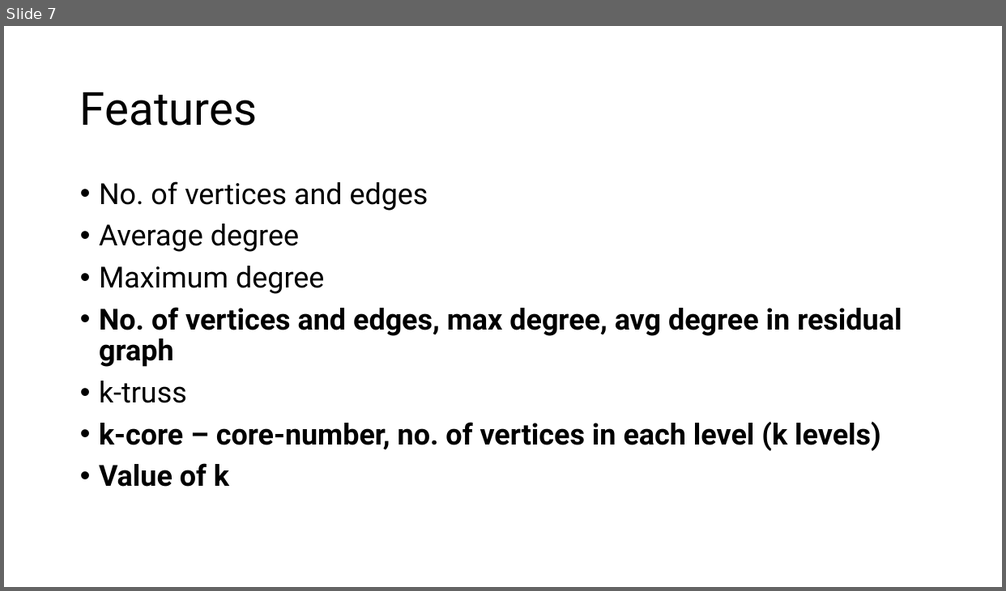
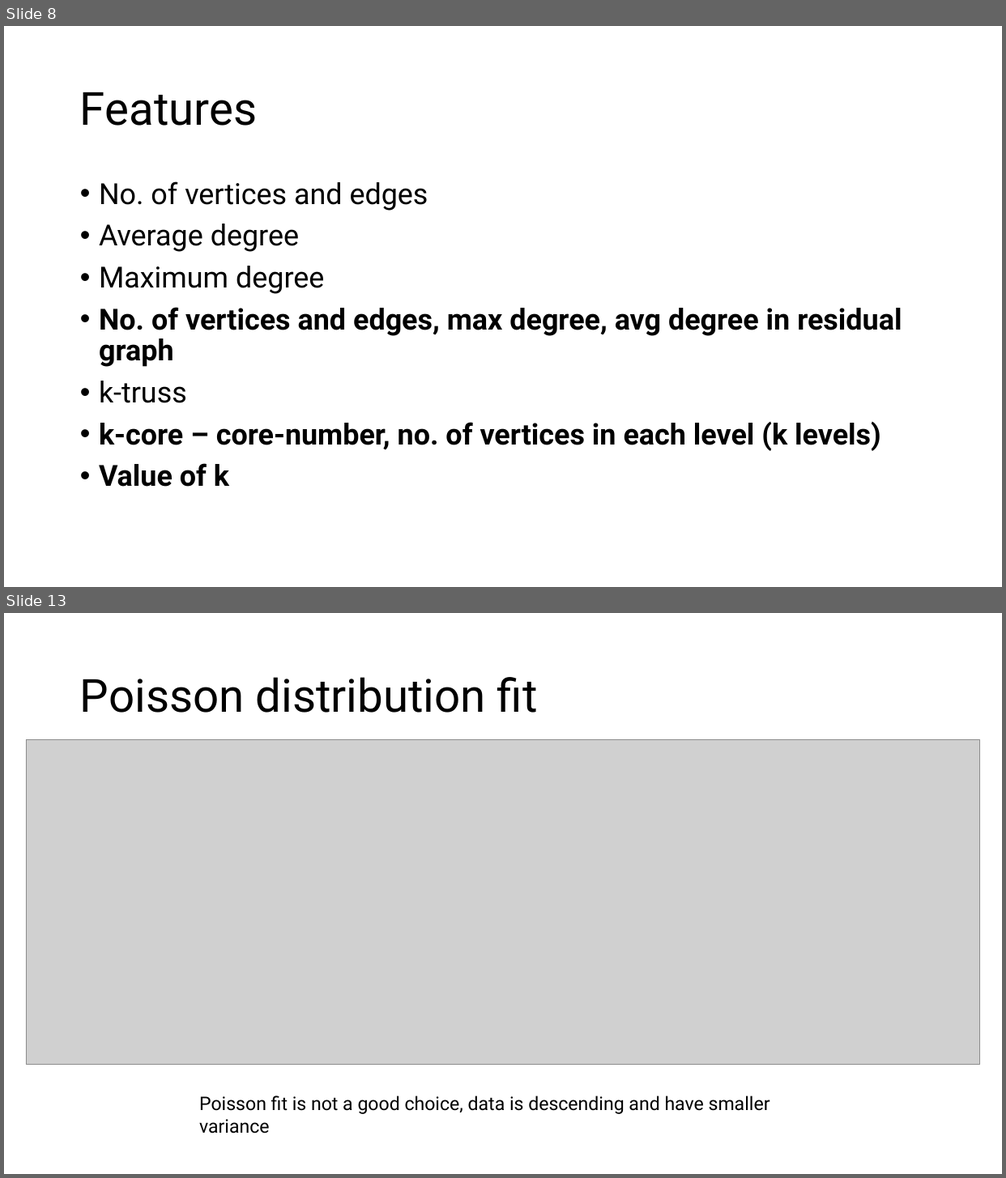
Before and after one commit to akhlaqueak/MaxKPlex, a slide deck: ML integration.pptx. Shown one above the other, each under a label of ours: slide 7 before the commit, slides 8 and 13 after it; the slides between them are not shown. The pictures are 1006x591 and 1006x1178 pixels, drawn with LibreOffice and Linux fonts; fonts in the diff are those of the drawing; grey boxes stand for pictures. Boxes give left, top, right and bottom in pixels: in the first picture for what was removed or moved away, otherwise in the second. Text is boxed around its words. In the diff, an @@ line names an element or a change of style, - is before the commit and + after.

```diff
--- a/ML integration.pptx
+++ b/ML integration.pptx
@@ slide 13 added at [4,613,1002,1174], background #FFFFFF @@
@@ title added at [80,677,538,713], 44 pt, text #000000 @@
+Poisson distribution fit
@@ picture added at [27,739,980,1064] @@
@@ text added at [199,1096,770,1114], 18 pt, text #000000 @@
+Poisson fit is not a good choice, data is descending and have smaller variance
@@ what was slide 7 is now slide 8 @@
```
Also in this commit, not shown: 2 slides changed, 4 other slides added, 5 other files.
